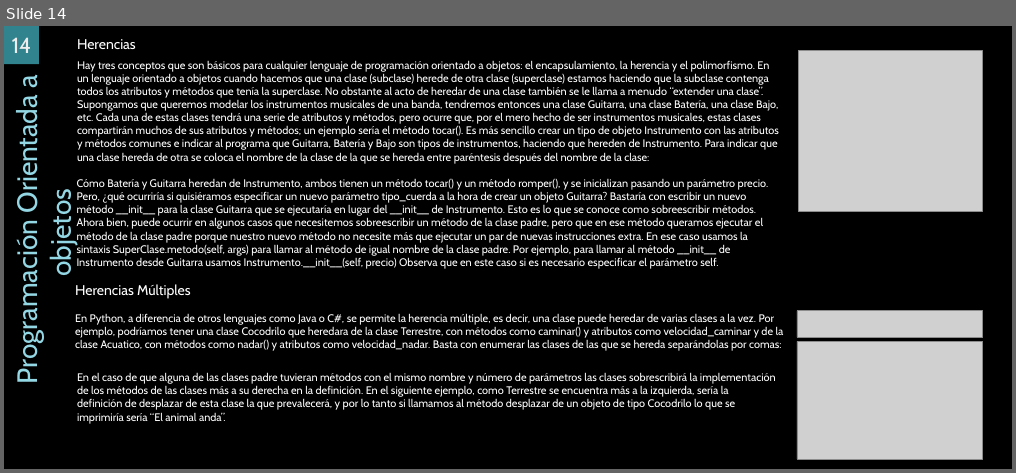
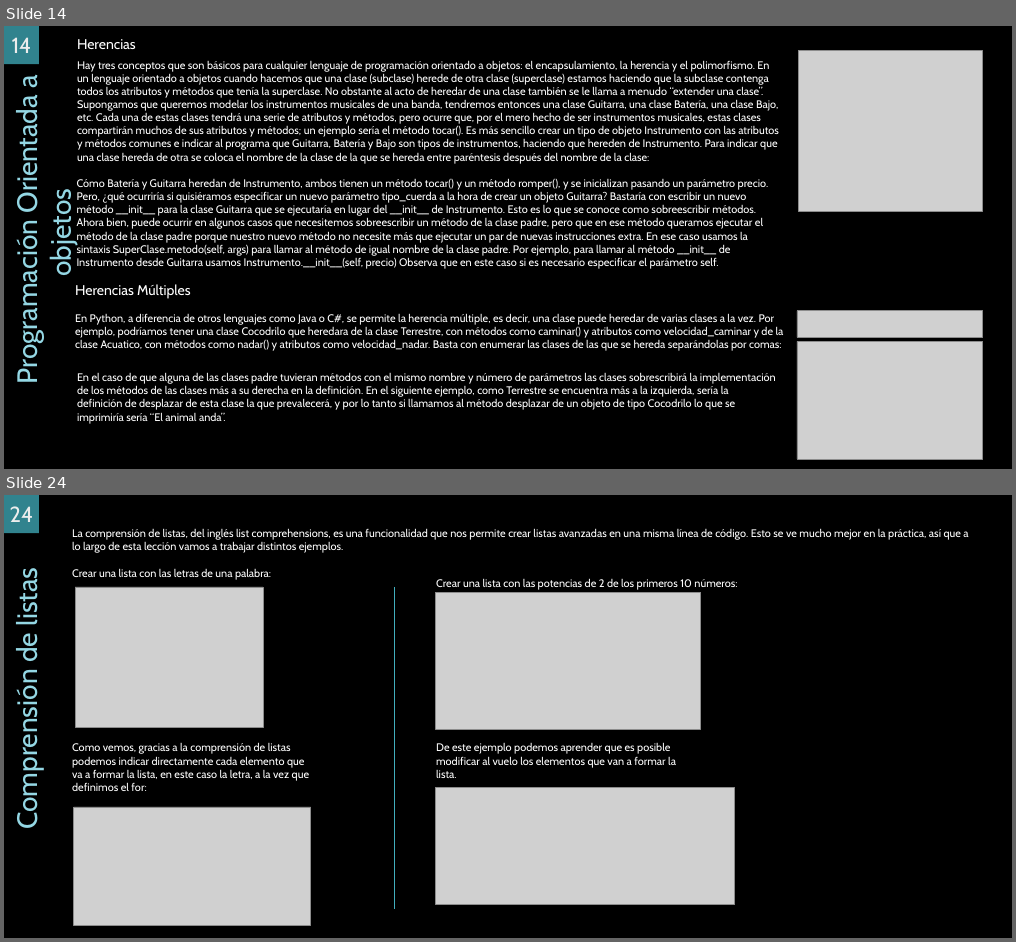
Before and after one commit to ErnestoUrrutia/EDC, a slide deck: PY/Material.pptx. Shown one above the other, each under a label of ours: slide 14 before the commit, slides 14 and 24 after it; the slides between them are not shown. The pictures are 1016x473 and 1016x942 pixels, drawn with LibreOffice and Linux fonts; fonts in the diff are those of the drawing; grey boxes stand for pictures; background and template pictures are left out. Boxes give left, top, right and bottom in pixels: in the first picture for what was removed or moved away, otherwise in the second. Text is boxed around its words. In the diff, an @@ line names an element or a change of style, - is before the commit and + after.

```diff
--- a/PY/Material.pptx
+++ b/PY/Material.pptx
@@ slide 24 added at box(4, 495, 1012, 938), background picture (left out) @@
@@ page number added at box(4, 495, 39, 533), fill #31828E, 28 pt, text gradient #9E9E9E to #EDEDED to #FFFFFF @@
+24
@@ text added at box(72, 528, 968, 553), 14 pt, text #FFFFFF @@
+La comprensión de listas, del inglés list comprehensions, es una funcionalidad que nos permite crear listas avanzadas en una misma línea de código. Esto se ve mucho mejor en la práctica, así que a lo largo de esta lección vamos a trabajar distintos ejemplos.
@@ text added at box(10, 573, 44, 824), 36 pt, text #94D7E4 @@
+Comprensión de listas
@@ text added at box(72, 568, 271, 580), 14 pt, text #FFFFFF @@
+Crear una lista con las letras de una palabra:
@@ text added at box(436, 578, 737, 590), 14 pt, text #FFFFFF @@
+Crear una lista con las potencias de 2 de los primeros 10 números:
@@ picture added at box(75, 587, 263, 727) @@
@@ line added from (394, 587) to (394, 909), #41AEBD 0.5 pt @@
@@ picture added at box(436, 592, 701, 729) @@
@@ text added at box(72, 742, 309, 791), 14 pt, text #FFFFFF @@
+Como vemos, gracias a la comprensión de listas podemos indicar directamente cada elemento que va a formar la lista, en este caso la letra, a la vez que definimos el for:
@@ text added at box(436, 742, 676, 778), 14 pt, text #FFFFFF @@
+De este ejemplo podemos aprender que es posible modificar al vuelo los elementos que van a formar la lista.
@@ picture added at box(436, 787, 735, 904) @@
@@ picture added at box(74, 806, 311, 925) @@
```
Also in this commit, not shown: 3 slides changed, 11 other slides added, 2 slides removed, 36 other files.
